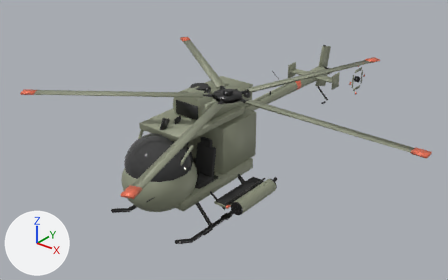
The glTF model aivilo/assets/vehicles/scout.glb as it was, and as the next commit left it.
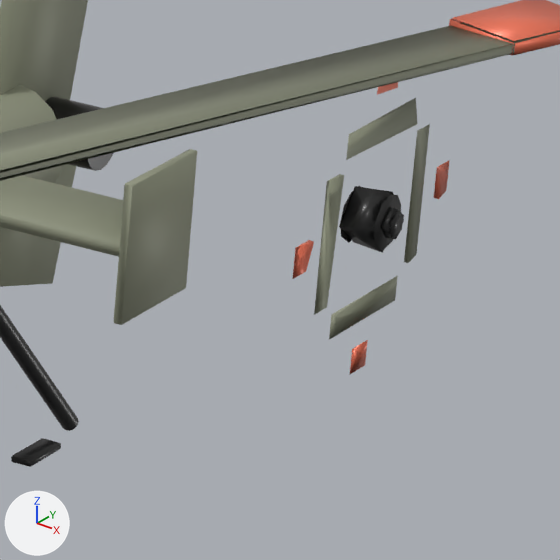
The first picture shows the older version from a camera (50 mm lens) standing at (6.54, -8.44, 6.8) and looking at (-0.37, 0.2, 1.44). The close-ups show the older and then the newer version on the part from 71% to 84% of the width and 21% to 41% of the height of that picture. Only the edits that show in the close-ups are written down. The axes (+X, +Y, +Z) are drawn at lower left. The lights are the same throughout. Where no turn or scale is listed for an object, it has been applied to the vertices. Vertices at exactly the same position are counted once.

The older version as bpy lines, for what is in view:
```python
me_cylinder = bpy.data.meshes.new('Cylinder')
me_cylinder.from_pydata(...)  # 6734 vertices, 7697 faces; spans x -2.26..0.61, y -1.93..5.17, z -0.05..2.51
# faces by material slot: [5037, 1238, 498, 790, 134]
me_cylinder.materials.append(mat_dark_metal)  # dark grey #3f3f3f
me_cylinder.materials.append(mat_military_paint)  # grey #939781
me_cylinder.materials.append(mat_rubber)  # dark grey #303030
me_cylinder.materials.append(mat_glass)  # dark grey #3f3f3f
me_cylinder.materials.append(mat_team)  # red #ed7659
me_cylinder_065 = bpy.data.meshes.new('Cylinder.065')
me_cylinder_065.from_pydata(...)  # 264 vertices, 214 faces; spans x -3.13..3.8, y -3.65..3.65, z -0.04..0.1
# faces by material slot: [114, 40, 60]
me_cylinder_065.materials.append(mat_dark_metal)  # dark grey #3f3f3f
me_cylinder_065.materials.append(mat_military_paint)  # grey #939781
me_cylinder_065.materials.append(mat_team)  # red #ed7659
me_cylinder_072 = bpy.data.meshes.new('Cylinder.072')
me_cylinder_072.from_pydata(...)  # 98 vertices, 86 faces; spans x -0.045..0.07, y -0.394..0.394, z -0.394..0.394
# faces by material slot: [38, 24, 24]
me_cylinder_072.materials.append(mat_dark_metal)  # dark grey #3f3f3f
me_cylinder_072.materials.append(mat_military_paint)  # grey #939781
me_cylinder_072.materials.append(mat_team)  # red #ed7659
ob_body = bpy.data.objects.new('body', me_cylinder)
ob_body.location = (0.0, 0.0, 0.0)
ob_rotor_main = bpy.data.objects.new('rotor_main', me_cylinder_065)
ob_rotor_main.location = (0.0, -0.15, 2.58)
ob_rotor_tail = bpy.data.objects.new('rotor_tail', me_cylinder_072)
ob_rotor_tail.location = (0.18, 4.68, 1.55)
```
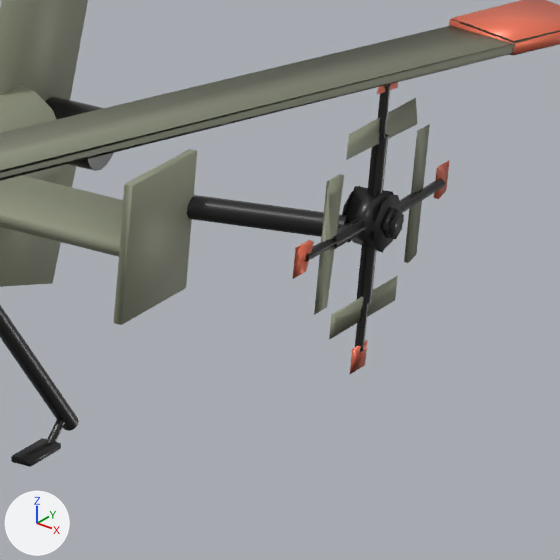
Boxes [x1, y1, x2, y2] around the edits, measured in the close-ups (560 x 560 px):
'rotor_tail', reshaped (68% wider)
    before: [293, 82, 449, 374]
    after: [187, 82, 449, 374]
part 1 of me_cylinder_072, added
    after: [372, 84, 391, 194]
part 2 of me_cylinder_072, added
    after: [355, 246, 368, 352]
part 3 of me_cylinder_072, added
    after: [305, 222, 356, 262]
part 4 of me_cylinder_072, added
    after: [187, 134, 445, 304]

What changed in the scene script:
```text
Change me_cylinder_072:
    used by ob_rotor_tail; location = (0.18, 4.68, 1.55)
    remove me_cylinder_072.from_pydata(...)  # 98 vertices, 86 faces; spans x -0.045..0.07, y -0.394..0.394, z -0.394..0.394
    add me_cylinder_072.from_pydata(...)  # 326 vertices, 374 faces; spans x -0.416..0.07, y -0.394..0.394, z -0.394..0.394
    me_cylinder_072 part 1: a new loose piece, an 8-sided cylinder along z spanning x -0.008..0.016, y -0.011..0.013, z 0.06..0.341, in mat_dark_metal (dark grey #3f3f3f)
    me_cylinder_072 part 2: a new loose piece, an 8-sided cylinder along z spanning x -0.008..0.016, y -0.013..0.011, z -0.341..-0.06, in mat_dark_metal (dark grey #3f3f3f)
    me_cylinder_072 part 3: a new loose piece, an 8-sided cylinder along y spanning x -0.008..0.016, y -0.342..-0.06, z -0.011..0.013, in mat_dark_metal (dark grey #3f3f3f)
    me_cylinder_072 part 4: 174 vertices added at x -0.416..0.035, y -0.212..0.342, z -0.213..0.213
```
